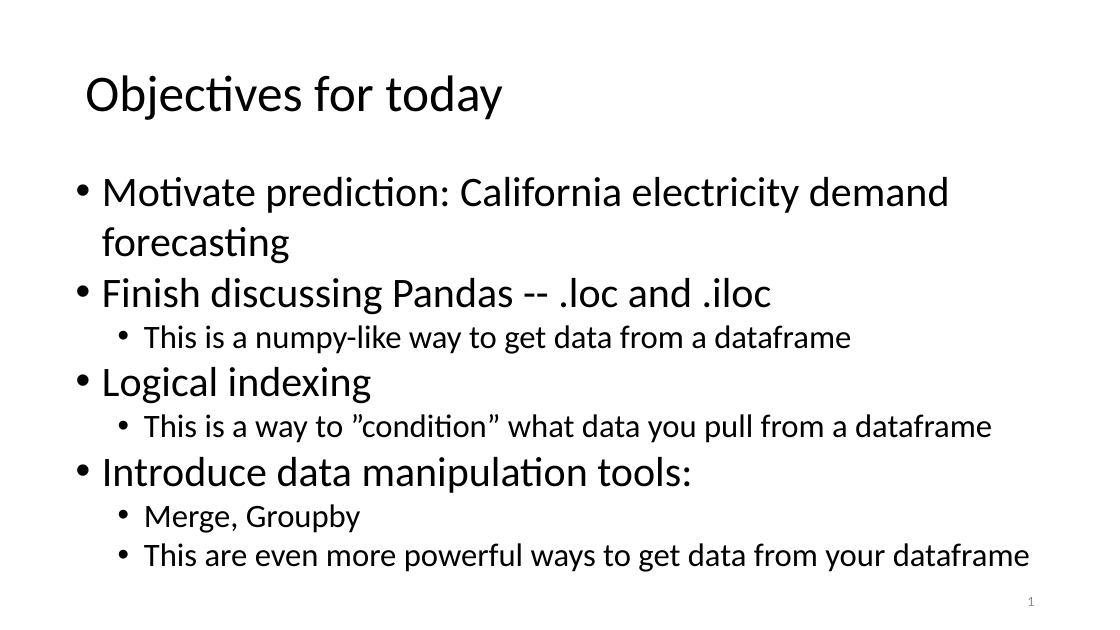
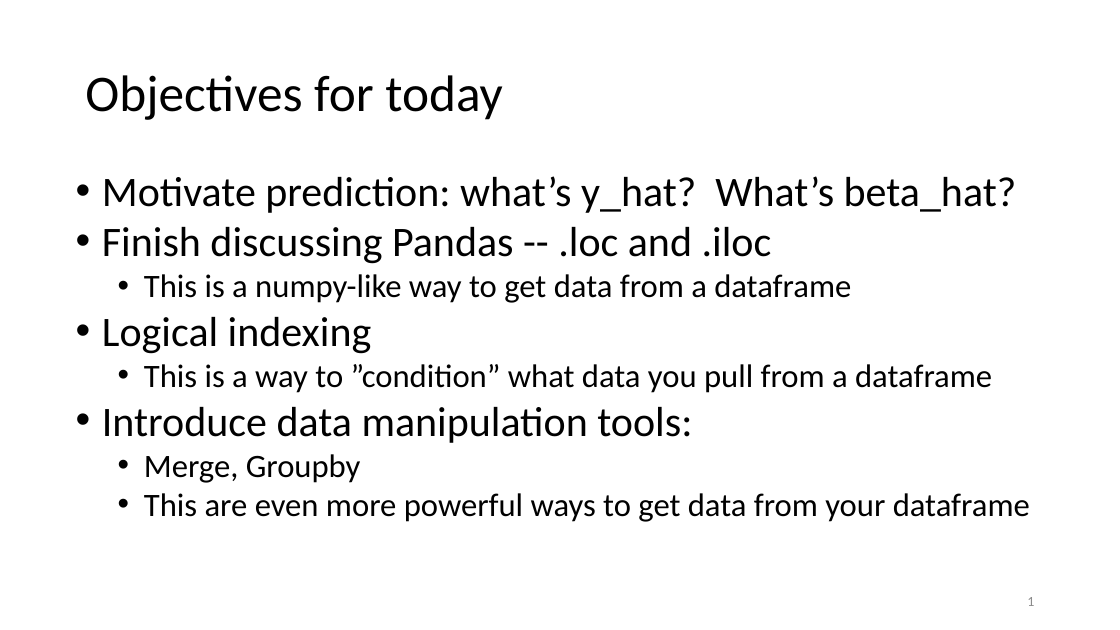
Before and after one commit to duncancallaway/ER131_2023, a slide deck: slide 1 of lecture/Lecture 04 Sept 5/04 Merge-Groupby.pptx. Drawn at 1120x630 pixels with LibreOffice and Linux fonts; fonts in the diff are those of the drawing. Boxes give left, top, right and bottom in pixels: in the first picture for what was removed or moved away, otherwise in the second. Text is boxed around its words. In the diff, an @@ line names an element or a change of style, - is before the commit and + after.

Commit message:
update lecture 04

```diff
--- a/lecture/Lecture 04 Sept 5/04 Merge-Groupby.pptx
+++ b/lecture/Lecture 04 Sept 5/04 Merge-Groupby.pptx
@@ text at (x1=102, y1=176, x2=1017, y2=213): text changed @@
-• Motivate prediction: California electricity demand forecasting
+• Motivate prediction: what’s y_hat? What’s beta_hat?
```
Also in this commit, not shown: 2 other slides changed, 11 slides added, 9 other files.
